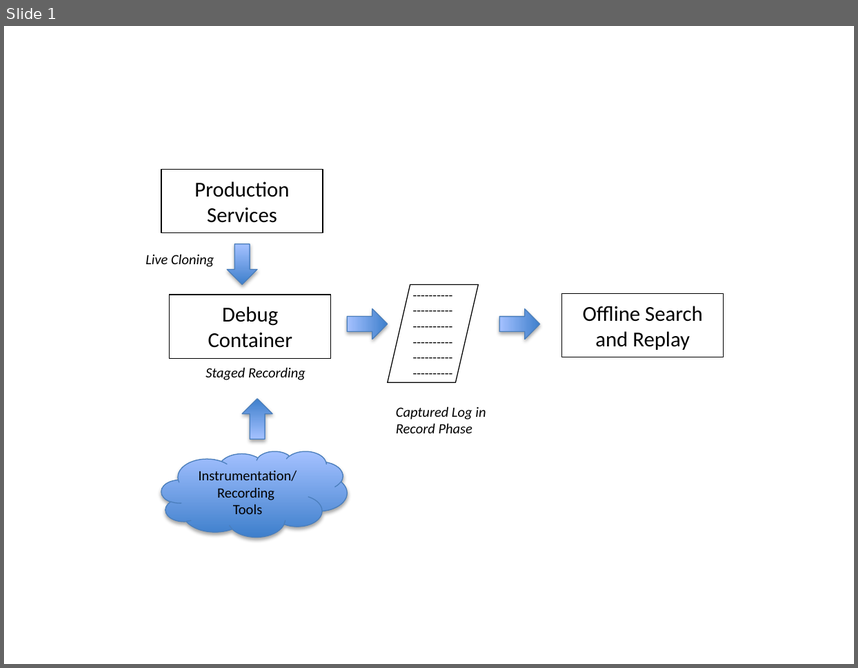
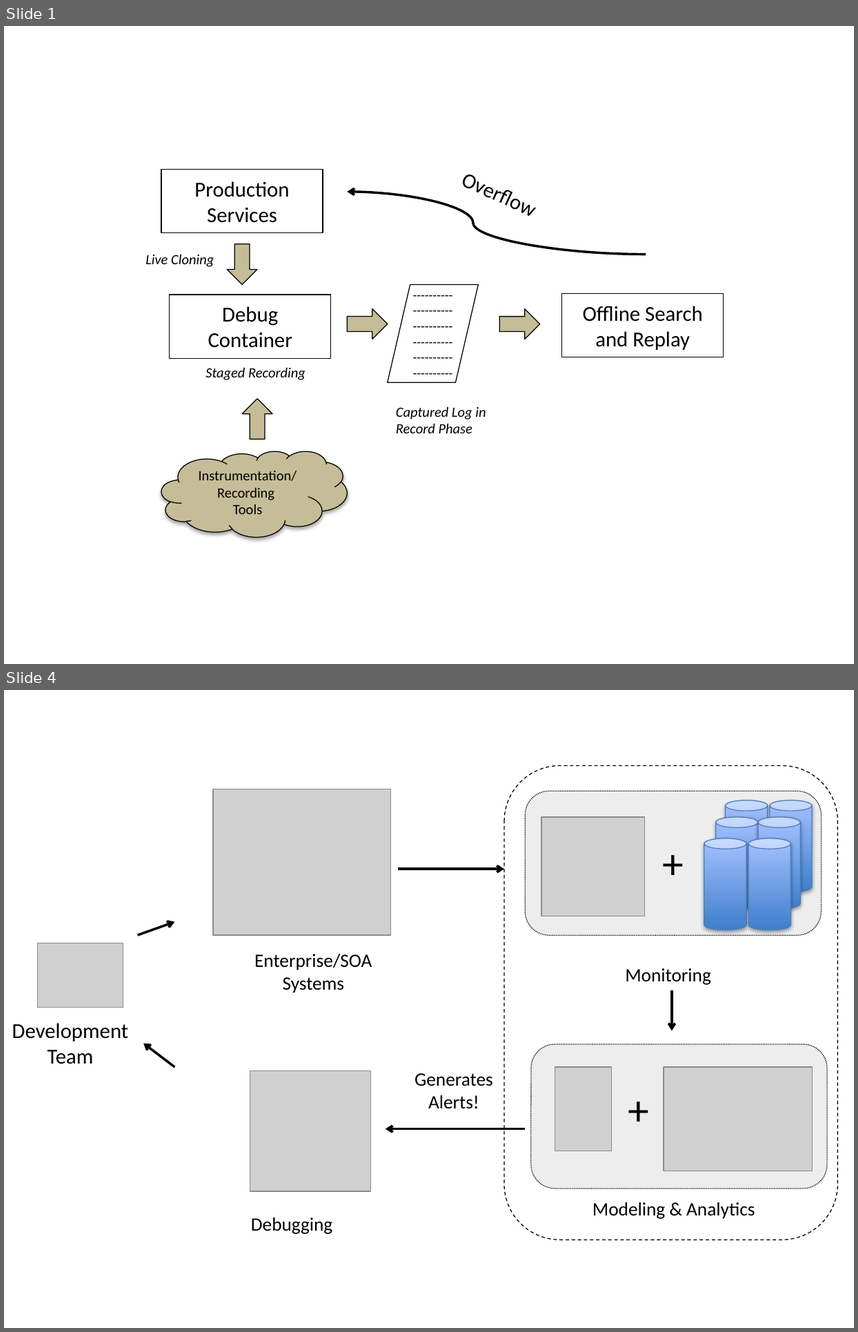
Before and after one commit to cesine/parikshan-1, a slide deck: guided/figs/activedebugging_figs.pptx. Shown one above the other, each under a label of ours: slide 1 before the commit, slides 1 and 4 after it; the slides between them are not shown. The pictures are 858x668 and 858x1332 pixels, drawn with LibreOffice and Linux fonts; fonts in the diff are those of the drawing; grey boxes stand for pictures. Boxes give left, top, right and bottom in pixels: in the first picture for what was removed or moved away, otherwise in the second. Text is boxed around its words. In the diff, an @@ line names an element or a change of style, - is before the commit and + after.

```diff
--- a/guided/figs/activedebugging_figs.pptx
+++ b/guided/figs/activedebugging_figs.pptx
@@ slide 4 added at [4, 690, 854, 1328], background #FFFFFF @@
@@ rounded rectangle added at [505, 766, 838, 1239], outline #000000 0.75 pt dashed @@
@@ picture added at [213, 789, 391, 935] @@
@@ group added at [525, 791, 821, 936]: 6 cylinders, 1 rounded rectangle, 1 picture, 1 text @@
++
@@ arrow added from (399, 869) to (505, 869), #000000 2 pt @@
@@ arrow added from (137, 935) to (175, 922), #000000 2 pt @@
@@ picture added at [37, 943, 123, 1007] @@
@@ text added at [254, 954, 372, 993], 16 pt, text #000000 @@
+Enterprise/SOA Systems
@@ text added at [625, 968, 711, 985], 16 pt, text #000000 @@
+Monitoring
@@ arrow added from (672, 990) to (672, 1031), #000000 2 pt @@
@@ text added at [12, 1023, 129, 1064], 18 pt, text #000000 @@
+Development
+Team
@@ arrow added from (175, 1067) to (143, 1043), #000000 2 pt @@
@@ picture added at [250, 1071, 370, 1192] @@
@@ text added at [415, 1073, 493, 1109], 16 pt, text #000000 @@
+Generates Alerts!
@@ group added at [531, 1044, 827, 1188]: 2 pictures, 1 rounded rectangle, 1 text @@
++
@@ arrow added from (525, 1129) to (386, 1129), #000000 2 pt @@
@@ text added at [593, 1202, 755, 1219], 16 pt, text #000000 @@
+Modeling & Analytics
@@ text added at [251, 1217, 332, 1234], 16 pt, text #000000 @@
+Debugging
@@ slide 1 changed as well @@
@@ text added at [428, 148, 573, 239], 18 pt, text #000000 @@
+Overflow
@@ curved arrow added from (646, 254) to (348, 192), #000000 2 pt @@
@@ fill gradient #3F80CE to #A4C4FF to #C4BD97; outline #4B7EBC 0.75 pt to #000000 0.75 pt; shadow off in 4 elements at [227, 243, 257, 283], [242, 399, 272, 439], [348, 309, 388, 339], [500, 309, 540, 339] @@
@@ cloud "Instrumentation/ Recording" at [161, 451, 346, 537]: fill gradient #3F80CE to #A4C4FF to #C4BD97; outline #4B7EBC 0.75 pt to #000000 0.75 pt @@
```
Also in this commit, not shown: 3 other slides added, 19 other files.
